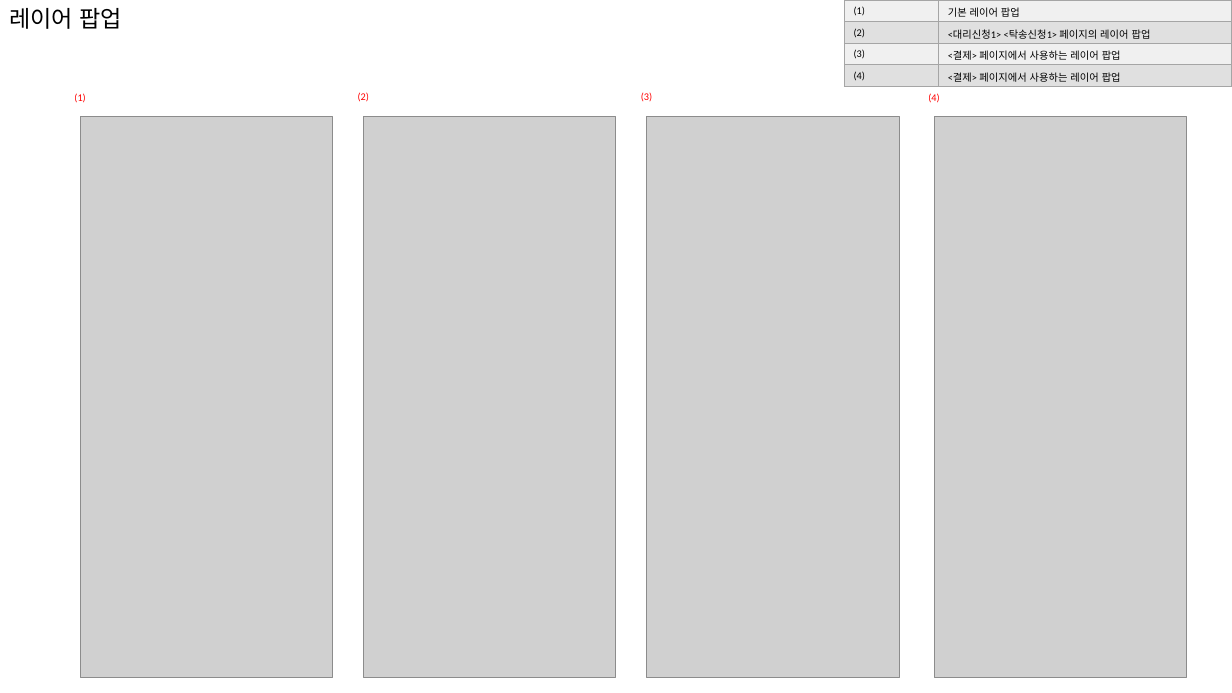
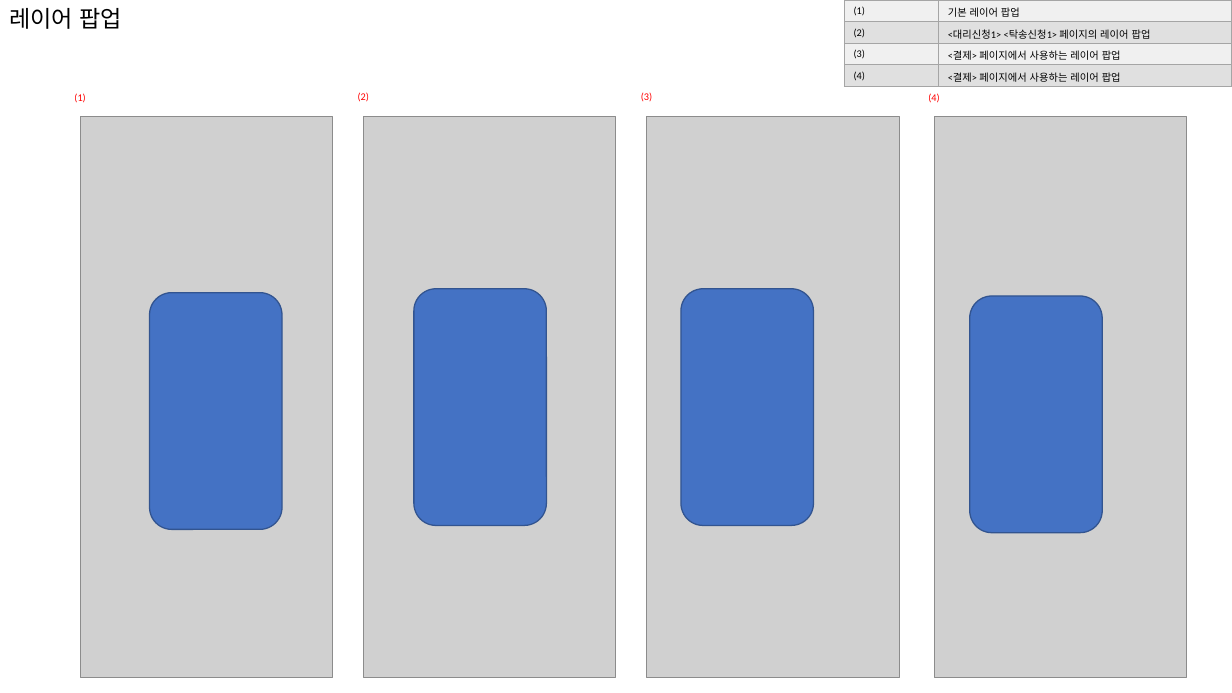
Before and after one commit to kirak00/car, a slide deck: slide 8 of 탁송WEB서비스_퍼블리싱_20231106.pptx. Drawn at 1232x693 pixels with LibreOffice and Linux fonts; fonts in the diff are those of the drawing; grey boxes stand for pictures. Boxes give left, top, right and bottom in pixels: in the first picture for what was removed or moved away, otherwise in the second. Text is boxed around its words. In the diff, an @@ line names an element or a change of style, - is before the commit and + after.

```diff
--- a/탁송WEB서비스_퍼블리싱_20231106.pptx
+++ b/탁송WEB서비스_퍼블리싱_20231106.pptx
@@ rounded rectangle added at [150, 293, 282, 530], fill #4472C4, outline #325491 1 pt @@
@@ rounded rectangle added at [414, 288, 546, 525], fill #4472C4, outline #325491 1 pt @@
@@ rounded rectangle added at [681, 288, 813, 525], fill #4472C4, outline #325491 1 pt @@
@@ rounded rectangle added at [970, 296, 1102, 532], fill #4472C4, outline #325491 1 pt @@
```
Also in this commit, not shown: 5 other slides changed, 25 other files.
